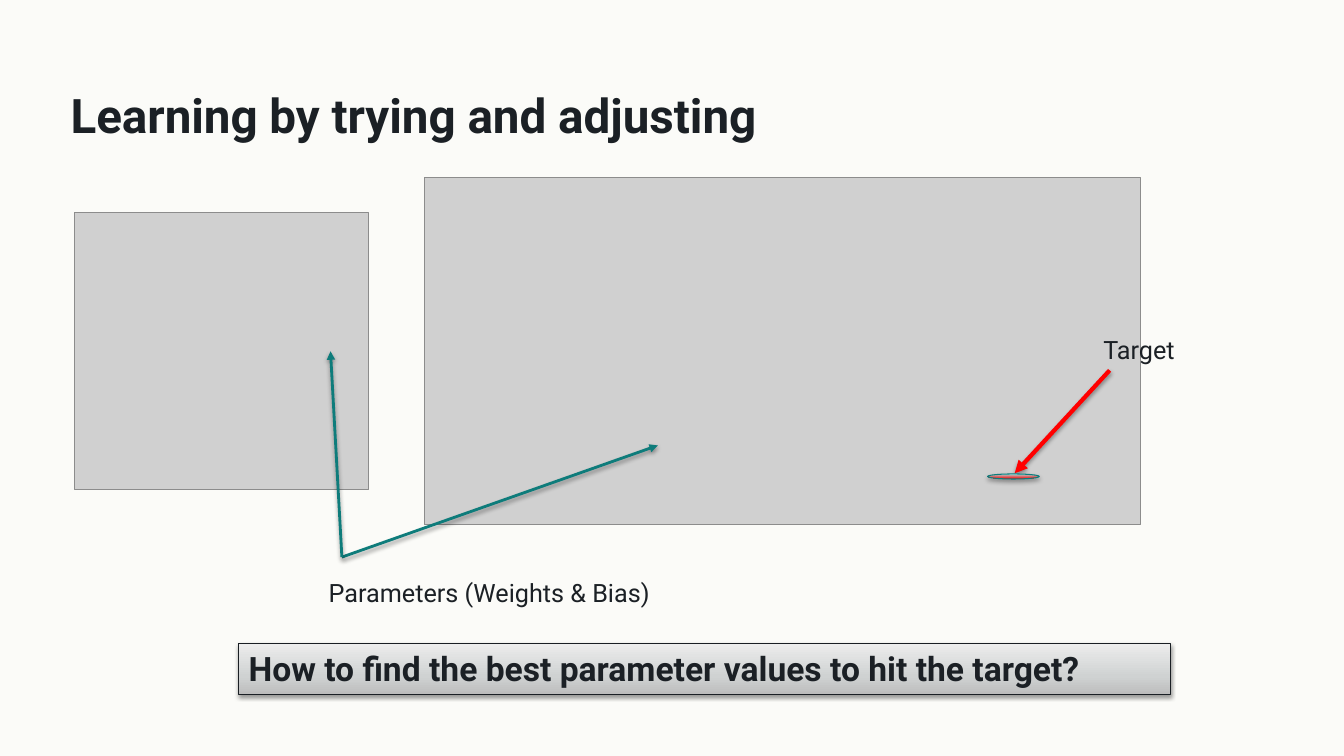
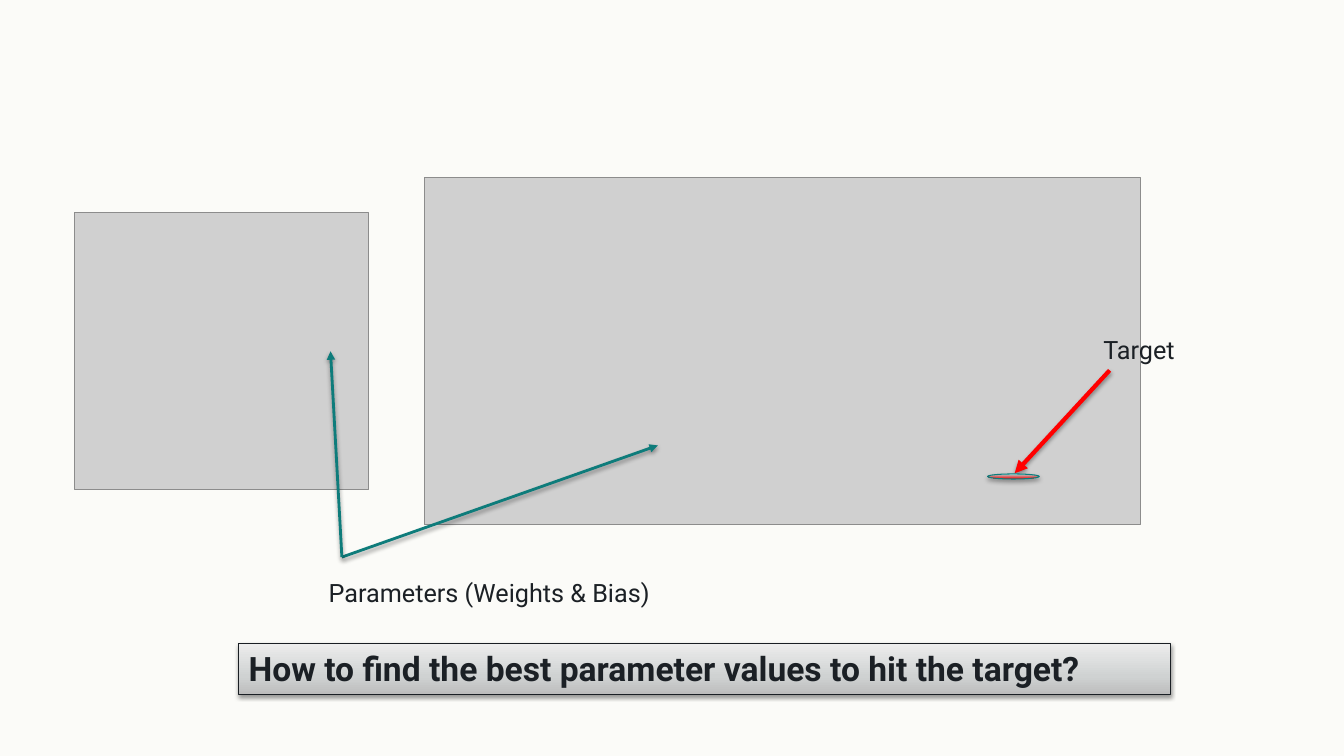
Before and after one commit to indigobio/msacl_dl_course, a slide deck: slide 3 of slides/pptx/lecture02_training.pptx. Drawn at 1344x756 pixels with LibreOffice and Linux fonts; fonts in the diff are those of the drawing; grey boxes stand for pictures. Boxes give left, top, right and bottom in pixels: in the first picture for what was removed or moved away, otherwise in the second. Text is boxed around its words. In the diff, an @@ line names an element or a change of style, - is before the commit and + after.

```diff
--- a/slides/pptx/lecture02_training.pptx
+++ b/slides/pptx/lecture02_training.pptx
@@ title removed at bbox=[71, 97, 756, 143] @@
-Learning by trying and adjusting
```
Also in this commit, not shown: 7 other slides changed, 15 other files.
